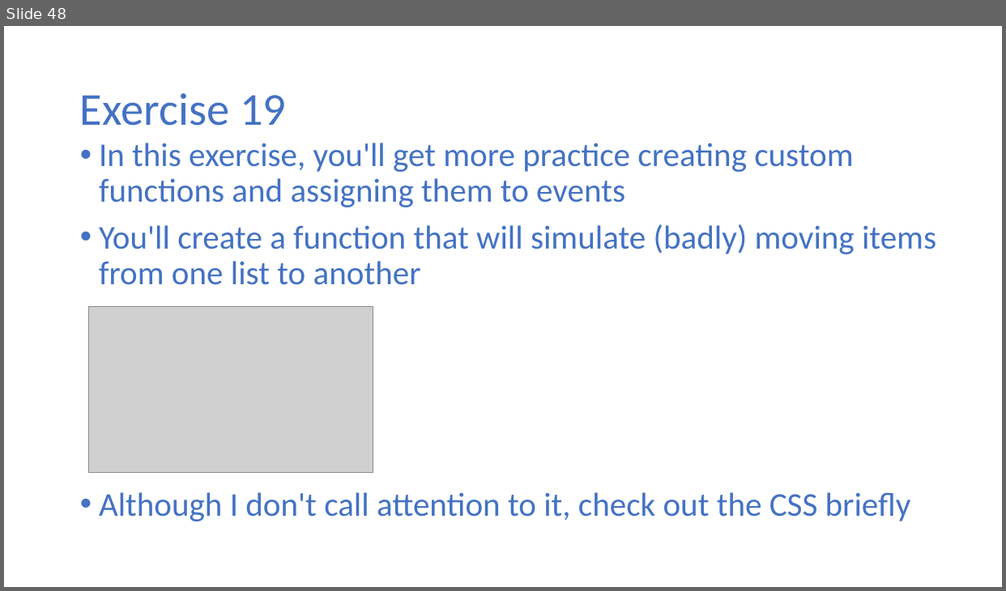
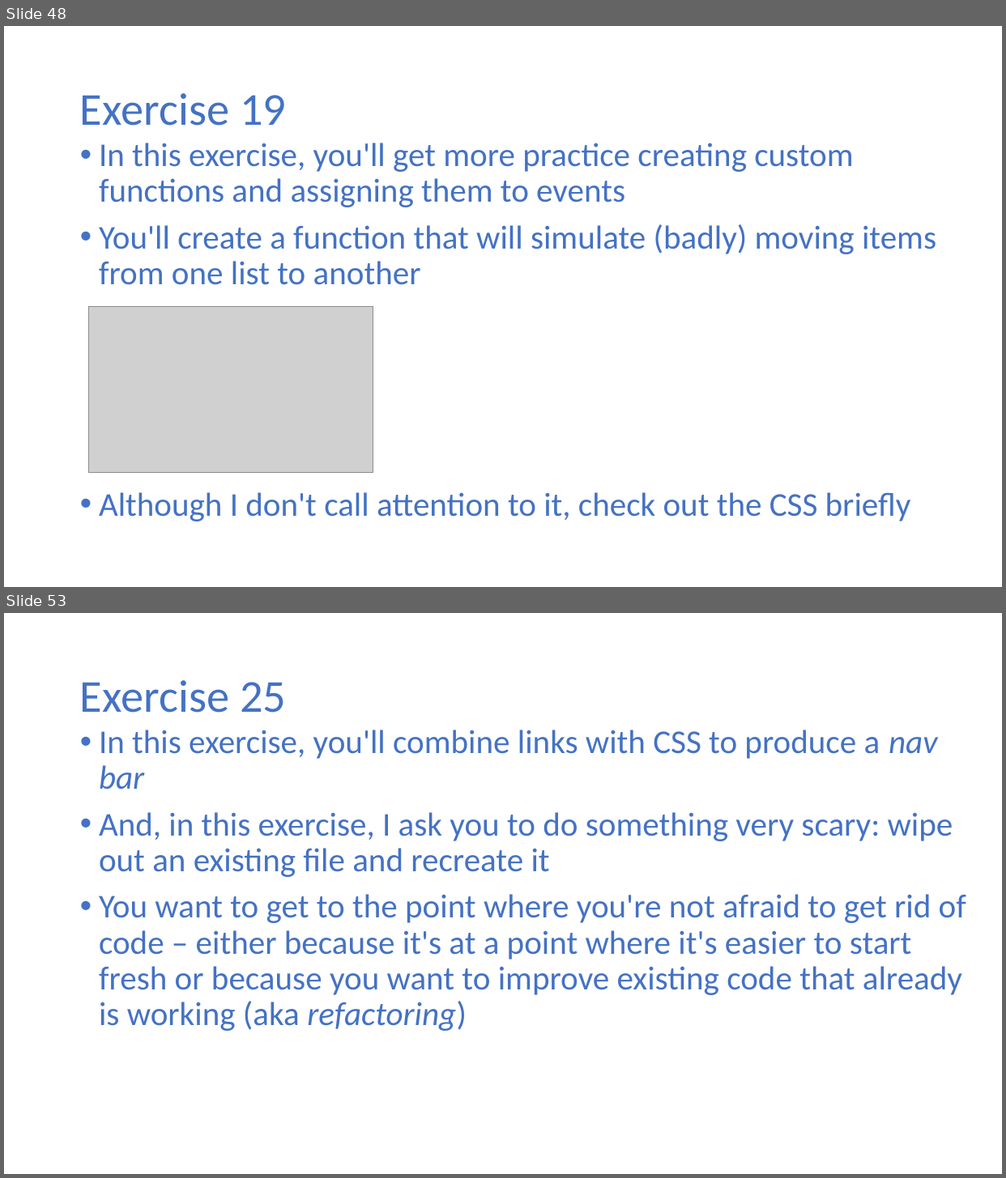
Before and after one commit to halbhelms/codingcareer, a slide deck: public/video-presentation/video-presentation.pptx. Shown one above the other, each under a label of ours: slide 48 before the commit, slides 48 and 53 after it; the slides between them are not shown. The pictures are 1006x591 and 1006x1178 pixels, drawn with LibreOffice and Linux fonts; fonts in the diff are those of the drawing; grey boxes stand for pictures. Boxes give left, top, right and bottom in pixels: in the first picture for what was removed or moved away, otherwise in the second. Text is boxed around its words. In the diff, an @@ line names an element or a change of style, - is before the commit and + after.

```diff
--- a/public/video-presentation/video-presentation.pptx
+++ b/public/video-presentation/video-presentation.pptx
@@ slide 53 added at <box>4,613,1002,1174</box>, background #FFFFFF @@
@@ title added at <box>80,680,286,713</box>, 44 pt, text #4472C4 @@
+Exercise 25
@@ text added at <box>99,730,966,1031</box>, 32 pt, text #4472C4 @@
+• In this exercise, you'll combine links with CSS to produce a nav bar
+• And, in this exercise, I ask you to do something very scary: wipe out an existing file and recreate it
+• You want to get to the point where you're not afraid to get rid of code – either because it's at a point where it's easier to start fresh or because you want to improve existing code that already is working (aka refactoring)
```
Also in this commit, not shown: 8 other slides added, 1 other file.
